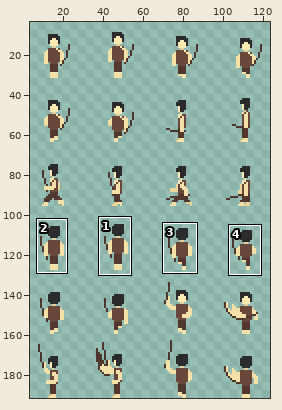
Two versions of one pixel-art file, player/player_sprite.ase. The picture above shows the old version from afar; the outline marks the close-up.
Close-up. First the earlier version:
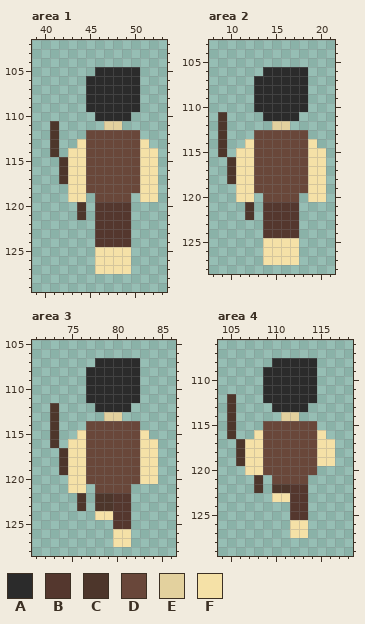
128x192 pixels, 1 frame. Colours within 5 levels of each other are drawn and written as one. Shown: area 1: x 39..53, y 102..129; area 2: x 8..21, y 103..128; area 3: x 71..86, y 105..128; area 4: x 104..118, y 106..129. The wide view leaves out empty margins. The commit also changed other parts of the picture, which this record leaves out.
Palette (. is transparent): A #2b2b2b  B #54372e  C #4d362b  D #69473a  E #e3d19e  F #f5e1a7
After the commit:
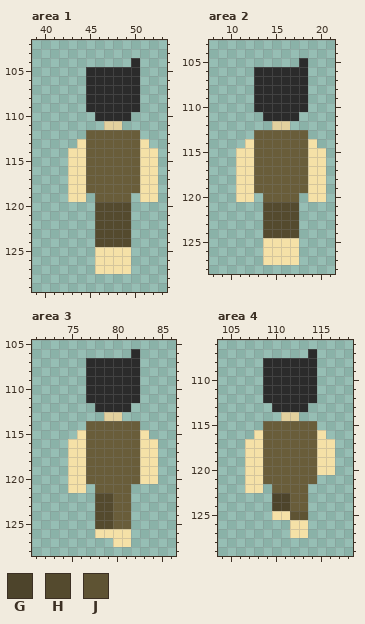
Colours new in this view: G #4d442b  H #544a2e  J #5e5333
From old to new:
layer "colored_player" now shown
layer "colored_villager_hunter" now hidden
Colour D changes from #69473a to #695d3a.
Area 1:
The author put colour A in row 104 at x 50; in row 105 at x 45.
Colour B becomes colour H in rows 120 to 124 at x 46 to 49.
Colour C is removed in rows 111 to 114 at x 41; in rows 115 to 117 at x 42; in rows 120 to 121 at x 44.
Area 2:
The author put colour A in row 105 at x 18; in row 106 at x 13.
Colour B becomes colour H in rows 121 to 124 at x 14 to 17.
Colour C is removed in rows 111 to 115 at x 9; in rows 116 to 118 at x 10; in rows 121 to 122 at x 12.
Area 3:
The author put colour A in row 106 at x 82; in row 107 at x 77.
Colour B becomes colour D in rows 122 to 125 at x 80 to 81.
The author put colour F in row 126 at x 78 to 79.
The author put colour H in row 125 at x 78 to 79.
Colour C becomes colour H in rows 122 to 123 at x 78 to 79.
Colour F becomes colour H in row 124 at x 78 to 79.
Colour C is removed in rows 112 to 116 at x 73; in rows 117 to 119 at x 74; in rows 122 to 123 at x 76.
Area 4:
The author put colour A in row 107 at x 114; in row 108 at x 109.
The author put colour D in row 121 at x 109 and 114.
Colour B becomes colour D in rows 122 to 124 at x 112 to 113.
Colour C becomes colour D in row 122 at x 110 to 111.
The author put colour F in row 120 at x 115 to 116; in rows 121 to 122 at x 107; in row 125 at x 110 to 111.
Colour C becomes colour F in rows 121 to 122 at x 108.
The author put colour G in row 124 at x 110 to 111.
Colour F becomes colour G in row 123 at x 110 to 111.
Colour B becomes colour J in row 125 at x 112 to 113.
Colour C is removed in rows 112 to 116 at x 105; in rows 117 to 119 at x 106.
